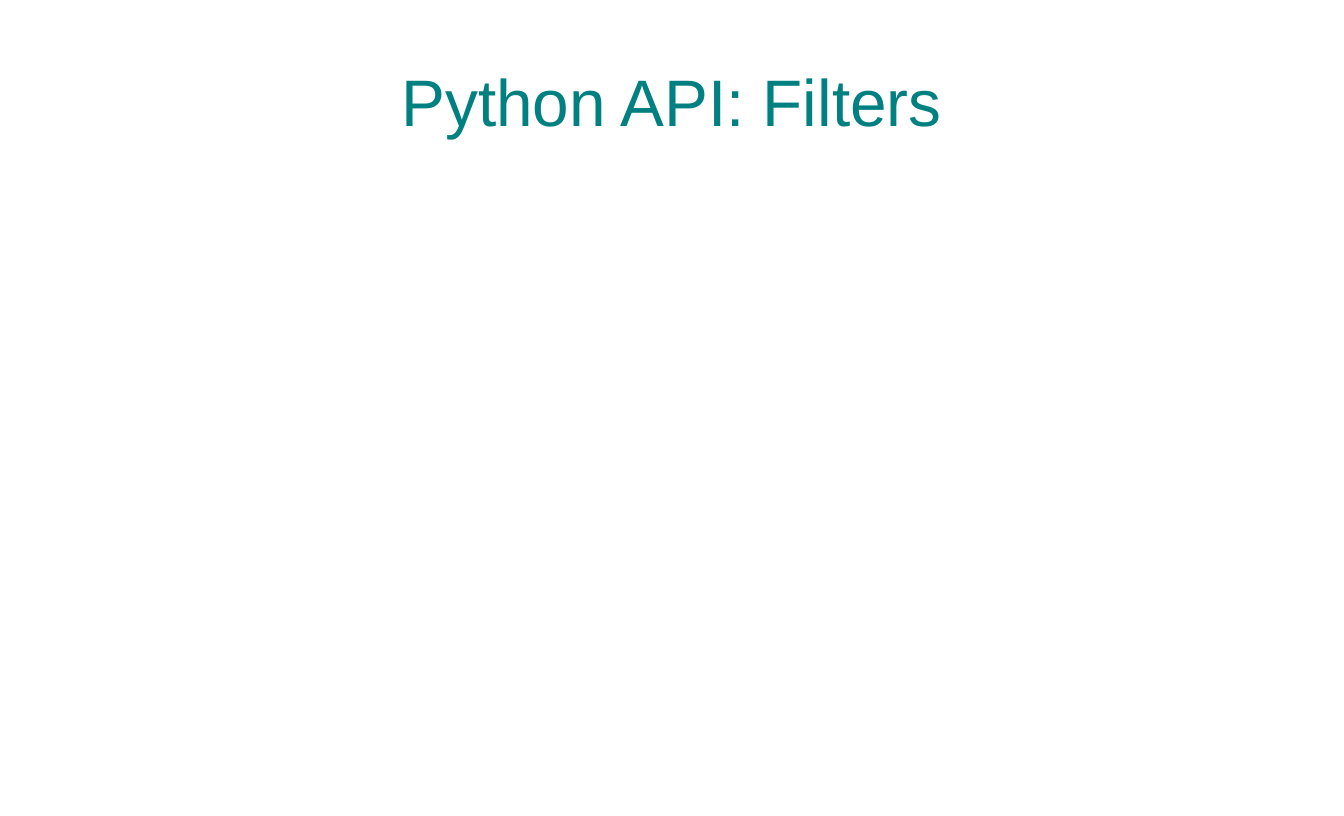
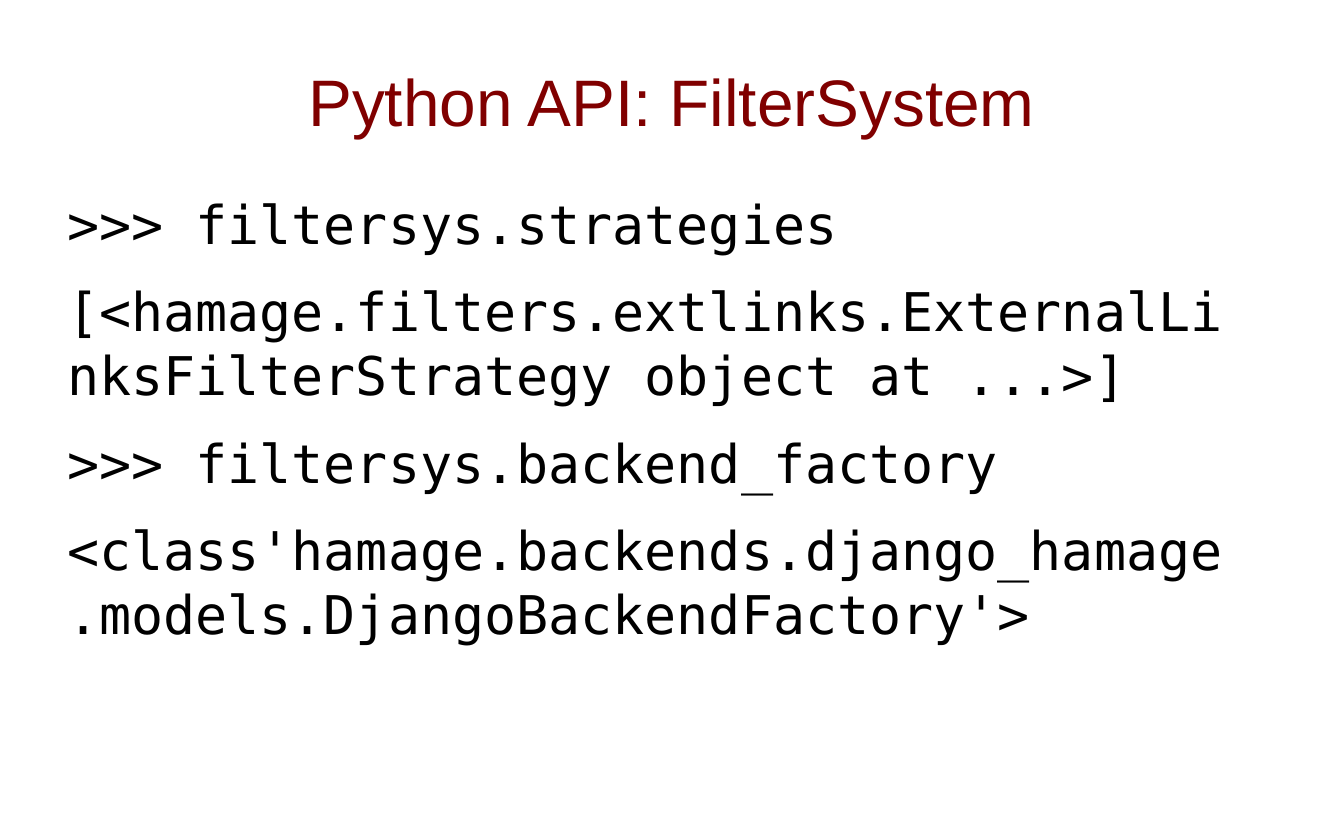
Before and after one commit to slinkp/pygotham_hamage_demo, a slide deck: slide 25 of slides.odp (slide 24 before the commit). Drawn at 1344x816 pixels with LibreOffice and Linux fonts; fonts in the diff are those of the drawing. Boxes give left, top, right and bottom in pixels: in the first picture for what was removed or moved away, otherwise in the second. Text is boxed around its words. In the diff, an @@ line names an element or a change of style, - is before the commit and + after.

```diff
--- a/slides.odp
+++ b/slides.odp
@@ title at (308, 78, 1035, 138): text changed; text colour #008080 to #800000 @@
-Python API: Filters
+Python API: FilterSystem
@@ text added at (67, 203, 1222, 645), 40 pt, text #000000 @@
+>>> filtersys.strategies
+[<hamage.filters.extlinks.ExternalLinksFilterStrategy object at ...>]
+>>> filtersys.backend_factory
+<class'hamage.backends.django_hamage.models.DjangoBackendFactory'>
```
Also in this commit, not shown: 29 other slides changed, 6 slides added, 1 slide removed.
